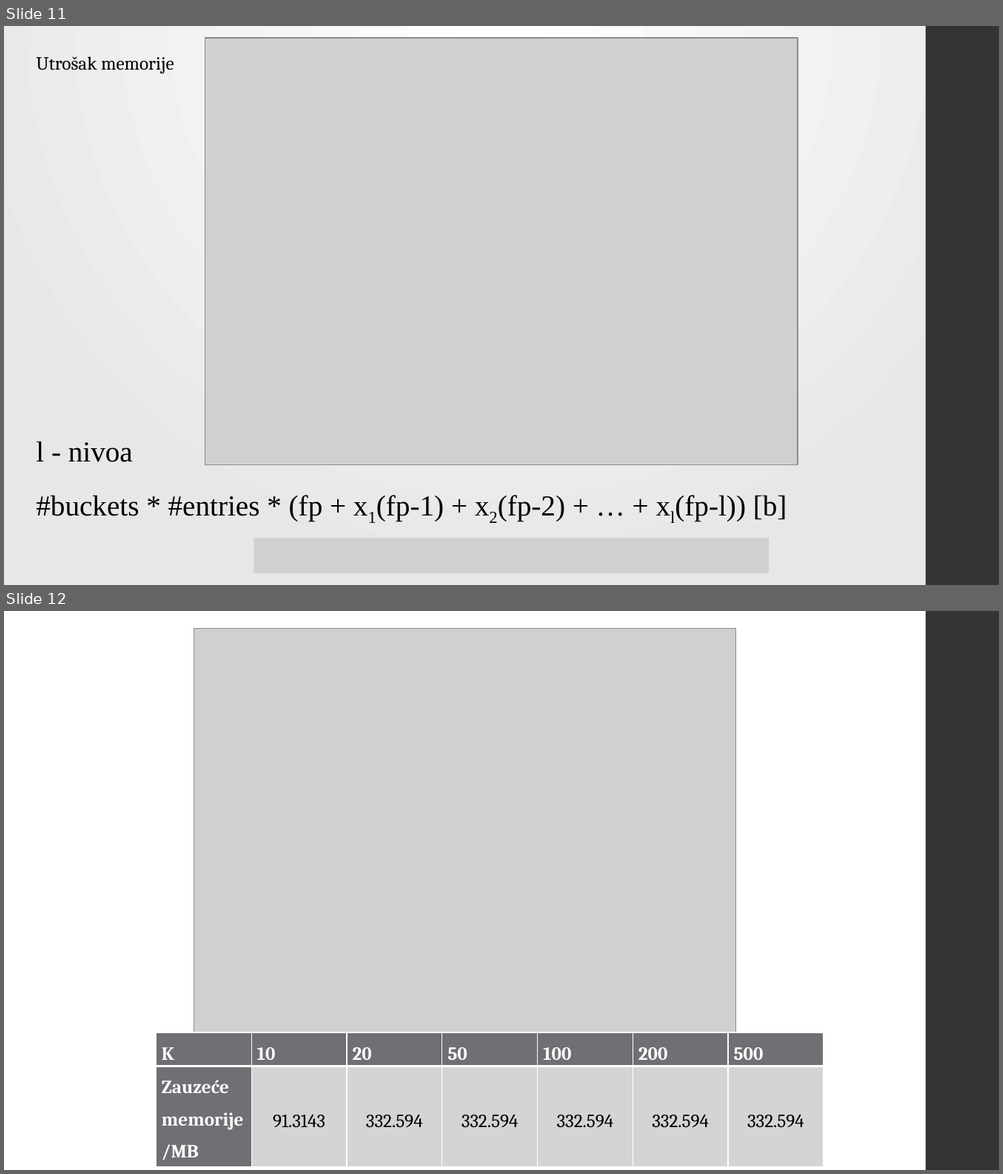
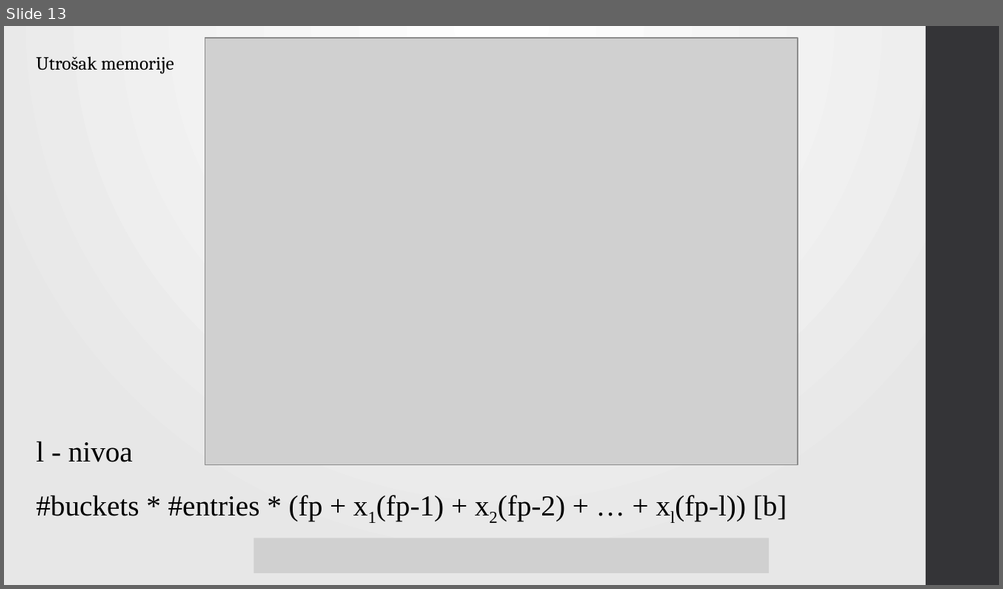
Before and after one commit to leafaber/bioinf, a slide deck: docs/LDCF.pptx. Shown one above the other, each under a label of ours: slides 11 and 12 before the commit, slide 13 after it. The pictures are 1003x1174 and 1003x589 pixels, drawn with LibreOffice and Linux fonts; fonts in the diff are those of the drawing; grey boxes stand for pictures. Boxes give left, top, right and bottom in pixels: in the first picture for what was removed or moved away, otherwise in the second. Text is boxed around its words. In the diff, an @@ line names an element or a change of style, - is before the commit and + after.

```diff
--- a/docs/LDCF.pptx
+++ b/docs/LDCF.pptx
@@ slide 12 removed at [4, 611, 999, 1170], background #FFFFFF; not listed: 1 template element that a slide beside it also shows @@
@@ picture removed at [194, 628, 736, 1033] @@
@@ table removed at [156, 1033, 825, 1163], 2 rows, 7 columns @@
-K | 10 | 20 | 50 | 100 | 200 | 500
-Zauzeće memorije /MB | 91.3143 | 332.594 | 332.594 | 332.594 | 332.594 | 332.594
@@ what was slide 11 is now slide 13 @@
```
Also in this commit, not shown: 1 slide changed, 4 slides added, 1 other slide removed, 2 other files.
